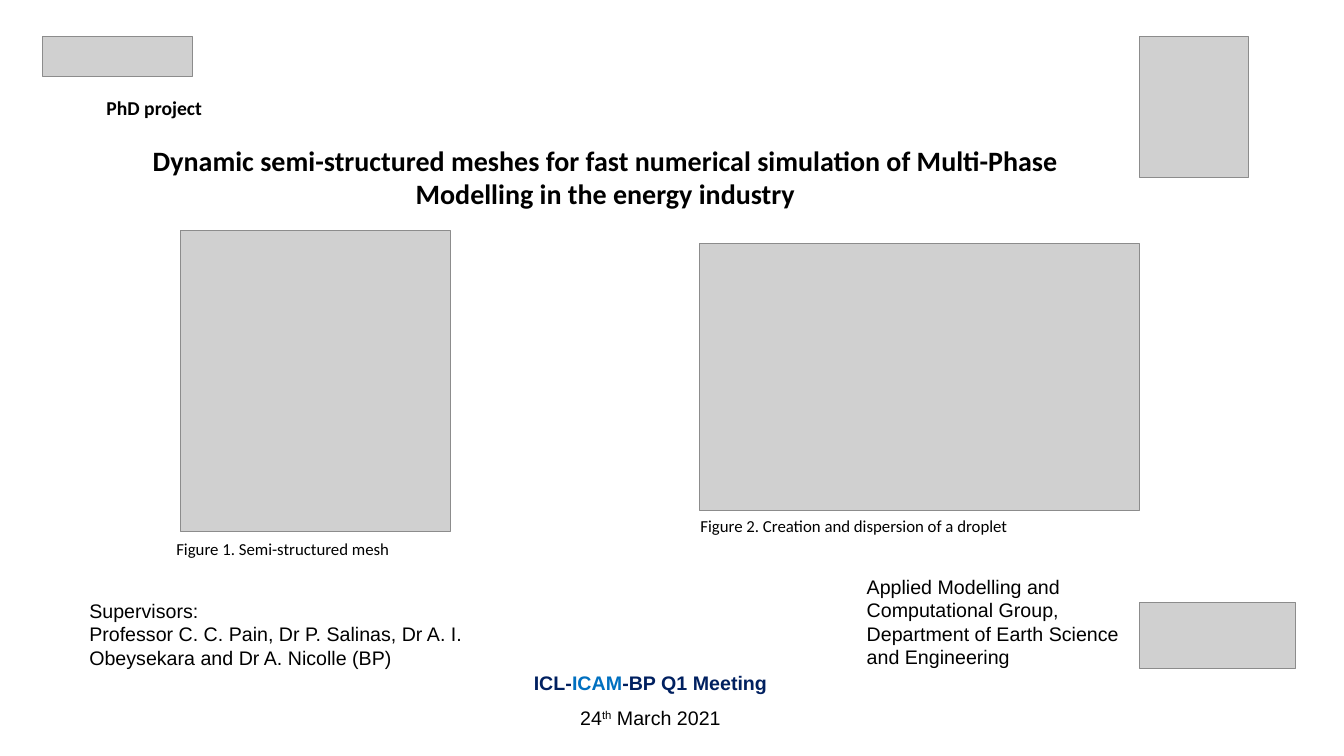
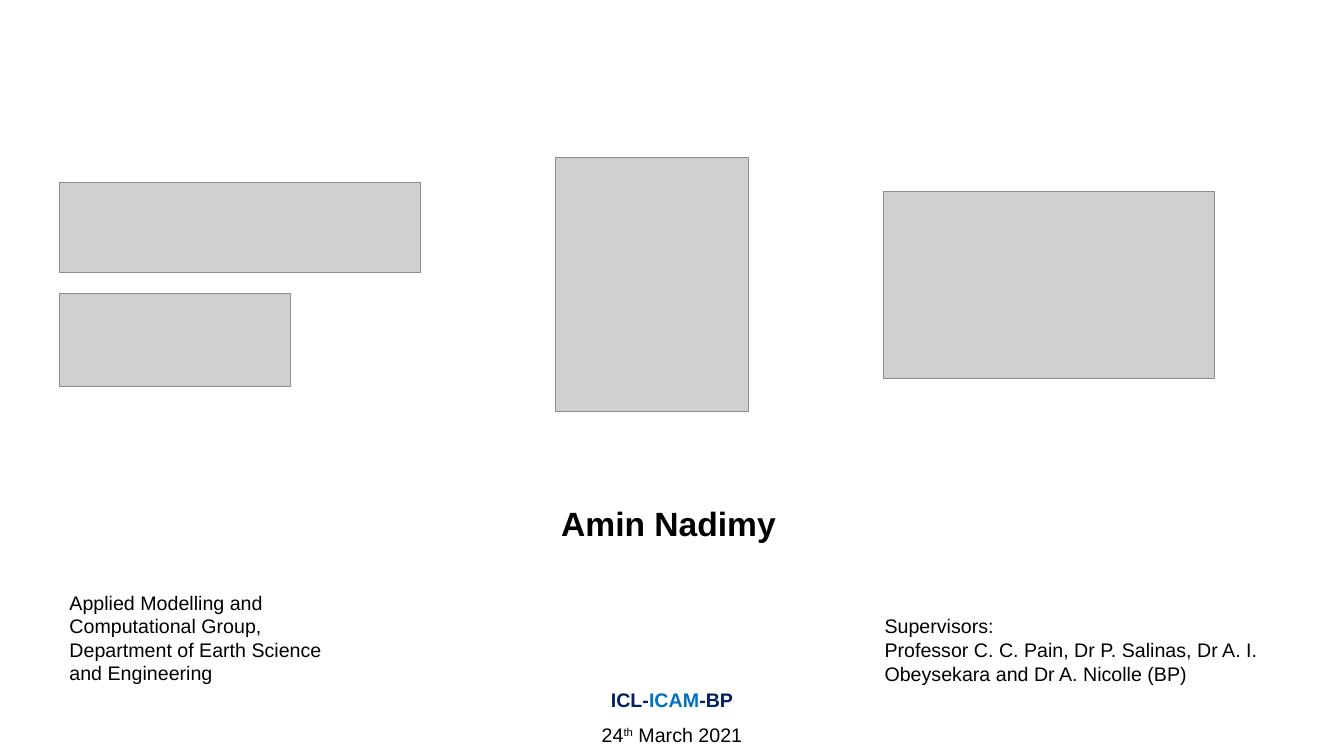
Before and after one commit to Amin-Nadimy/Wave-Equation, a slide deck: slide 1 of BP/BP-ICAM 24 Mar 2021.pptx (slide 8 before the commit). Drawn at 1344x756 pixels with LibreOffice and Linux fonts; fonts in the diff are those of the drawing; grey boxes stand for pictures. Boxes give left, top, right and bottom in pixels: in the first picture for what was removed or moved away, otherwise in the second. Text is boxed around its words. In the diff, an @@ line names an element or a change of style, - is before the commit and + after.

```diff
--- a/BP/BP-ICAM 24 Mar 2021.pptx
+++ b/BP/BP-ICAM 24 Mar 2021.pptx
@@ picture removed at (42, 36, 193, 76) @@
@@ picture removed at (1139, 37, 1248, 177) @@
@@ text removed at (106, 101, 1058, 209) @@
-PhD project
-Dynamic semi-structured meshes for fast numerical simulation of Multi-Phase Modelling in the energy industry
@@ picture added at (556, 158, 748, 412) @@
@@ picture added at (59, 182, 420, 272) @@
@@ picture added at (883, 192, 1215, 379) @@
@@ picture removed at (180, 230, 451, 531) @@
@@ picture removed at (700, 244, 1139, 511) @@
@@ picture: place and size @@
-picture at (1140, 603, 1297, 669)
+picture at (59, 293, 291, 386)
@@ text added at (561, 511, 775, 543), 24 pt, text #000000, bold @@
+Amin Nadimy
@@ text removed at (700, 520, 1007, 535) @@
-Figure 2. Creation and dispersion of a droplet
@@ text removed at (176, 543, 389, 558) @@
-Figure 1. Semi-structured mesh
@@ text "Applied Modelling and Computational Group, ...": place and size @@
-text "Applied Modelling and Computational Group, ..." at (867, 579, 1119, 668)
+text "Applied Modelling and Computational Group, ..." at (69, 595, 322, 684)
@@ text "Supervisors:": place and size @@
-text "Supervisors:" at (89, 603, 462, 669)
+text "Supervisors:" at (885, 618, 1257, 685)
@@ text "ICL-ICAM-BP": place and size @@
-text "ICL-ICAM-BP" at (534, 675, 767, 726)
+text "ICL-ICAM-BP" at (611, 693, 742, 743)
@@ text at (611, 693, 733, 708): text changed @@
-ICL-ICAM-BP Q1 Meeting
+ICL-ICAM-BP
```
Also in this commit, not shown: 7 other slides changed, 2 slides added, 4 other files.
